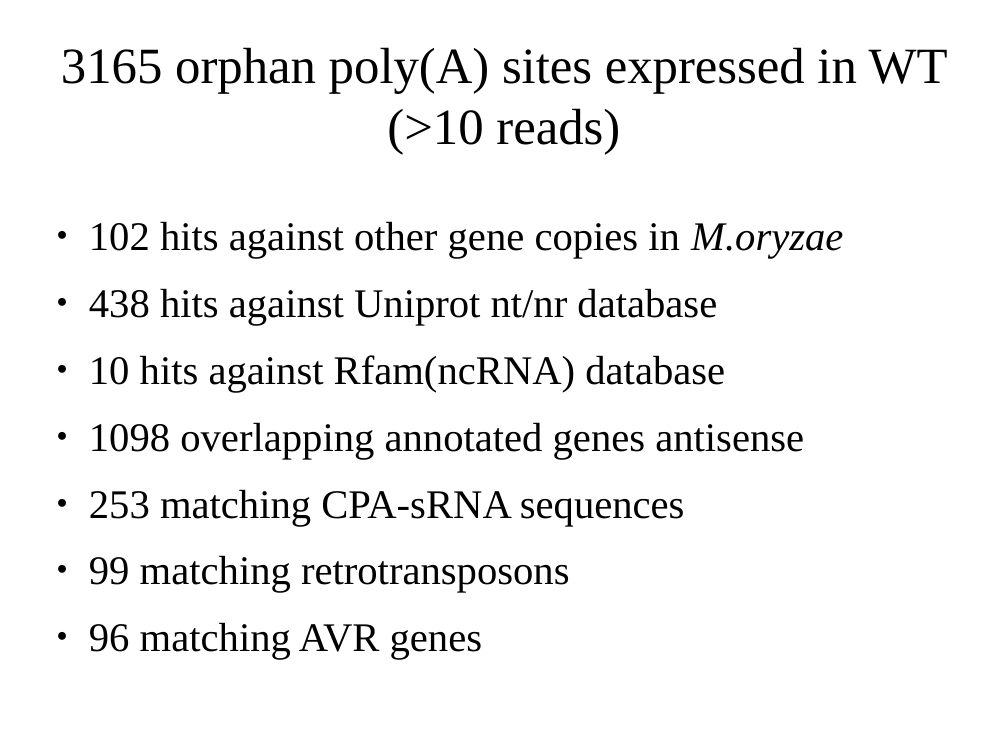
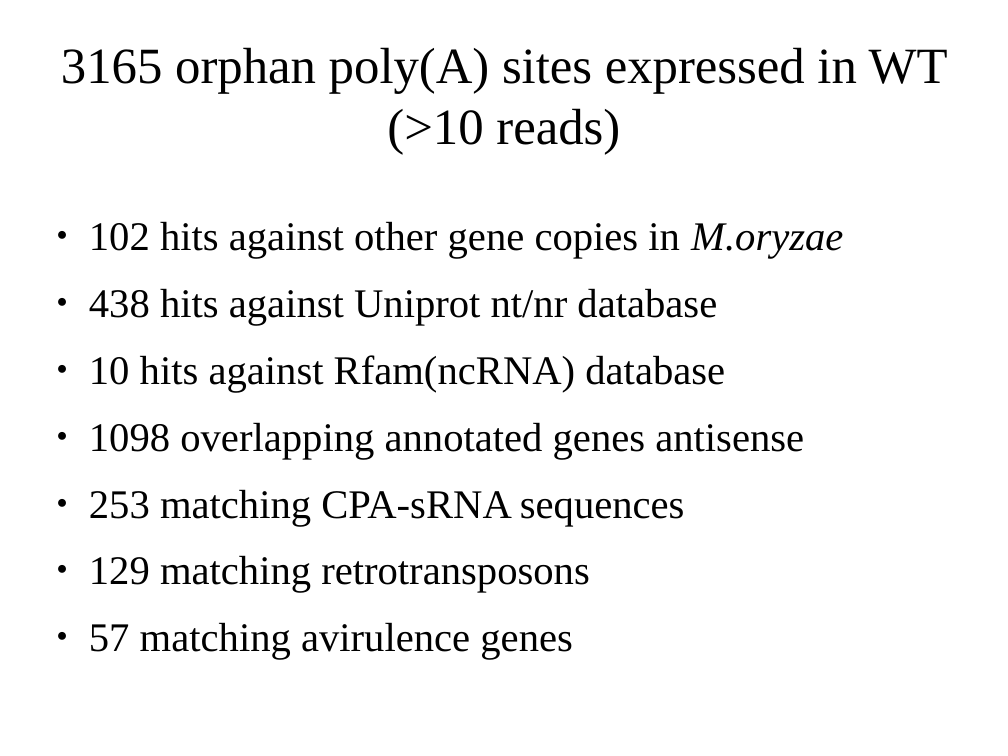
Before and after one commit to wilkinsonlab/m-oryzae-polya, a slide deck: slide 18 of doc/oryzae_presentation.odp. Drawn at 1008x756 pixels with LibreOffice and Linux fonts; fonts in the diff are those of the drawing. Boxes give left, top, right and bottom in pixels: in the first picture for what was removed or moved away, otherwise in the second. Text is boxed around its words. In the diff, an @@ line names an element or a change of style, - is before the commit and + after.

```diff
--- a/doc/oryzae_presentation.odp
+++ b/doc/oryzae_presentation.odp
@@ text at (89,555,590,659): text changed @@
-● 99 matching retrotransposons
-● 96 matching AVR genes
+● 129 matching retrotransposons
+● 57 matching avirulence genes
```
Also in this commit, not shown: 3 other slides changed, 10 other files.
